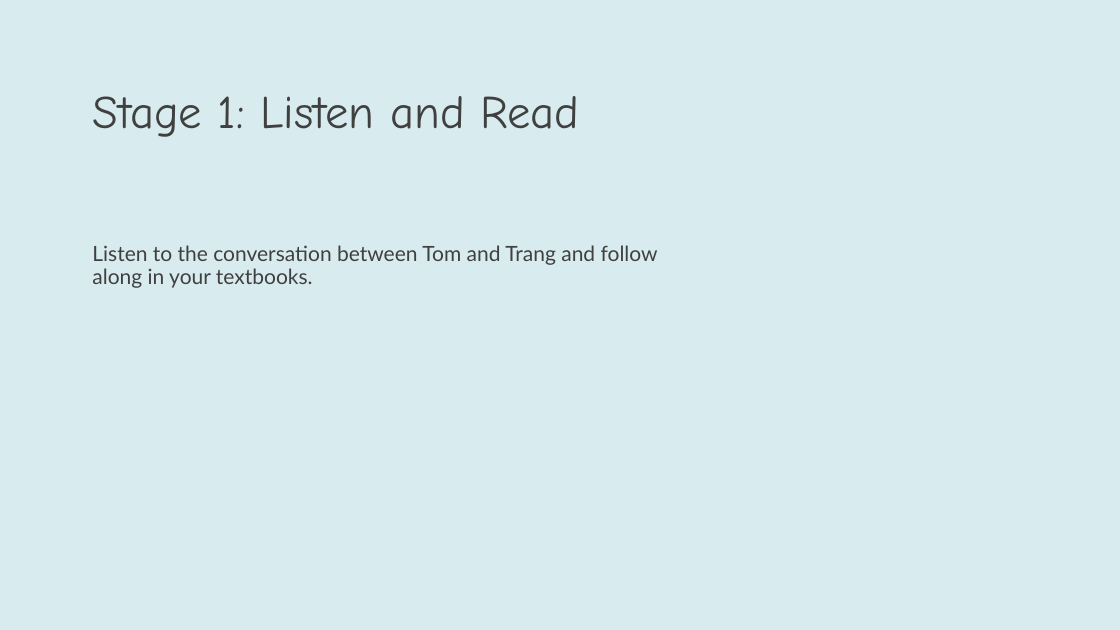
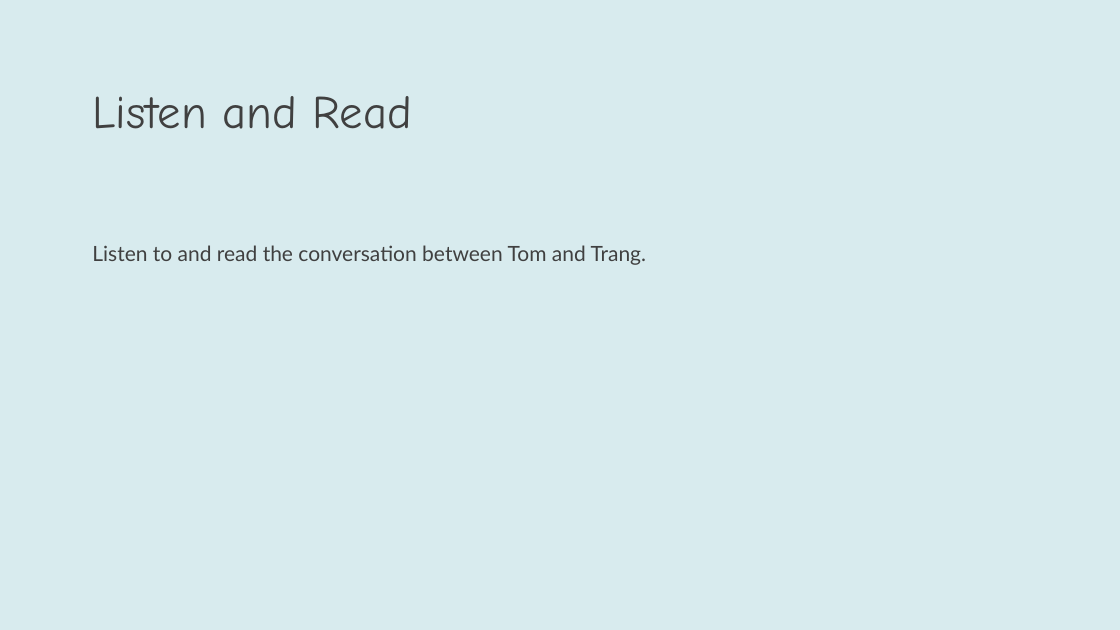
Before and after one commit to YuSh1nafk/IPR2026, a slide deck: slide 13 of back_end/outputs/Global_Success_Book_4_Presentation.pptx. Drawn at 1120x630 pixels with LibreOffice and Linux fonts; fonts in the diff are those of the drawing. Boxes give left, top, right and bottom in pixels: in the first picture for what was removed or moved away, otherwise in the second. Text is boxed around its words. In the diff, an @@ line names an element or a change of style, - is before the commit and + after.

```diff
--- a/back_end/outputs/Global_Success_Book_4_Presentation.pptx
+++ b/back_end/outputs/Global_Success_Book_4_Presentation.pptx
@@ title at [92,96,412,129]: text changed @@
-Stage 1: Listen and Read
+Listen and Read
@@ text at [92,245,647,265]: text changed @@
-Listen to the conversation between Tom and Trang and follow along in your textbooks.
+Listen to and read the conversation between Tom and Trang.
```
Also in this commit, not shown: 49 other slides changed, 4 slides added, 9 slides removed, 24 other files.
